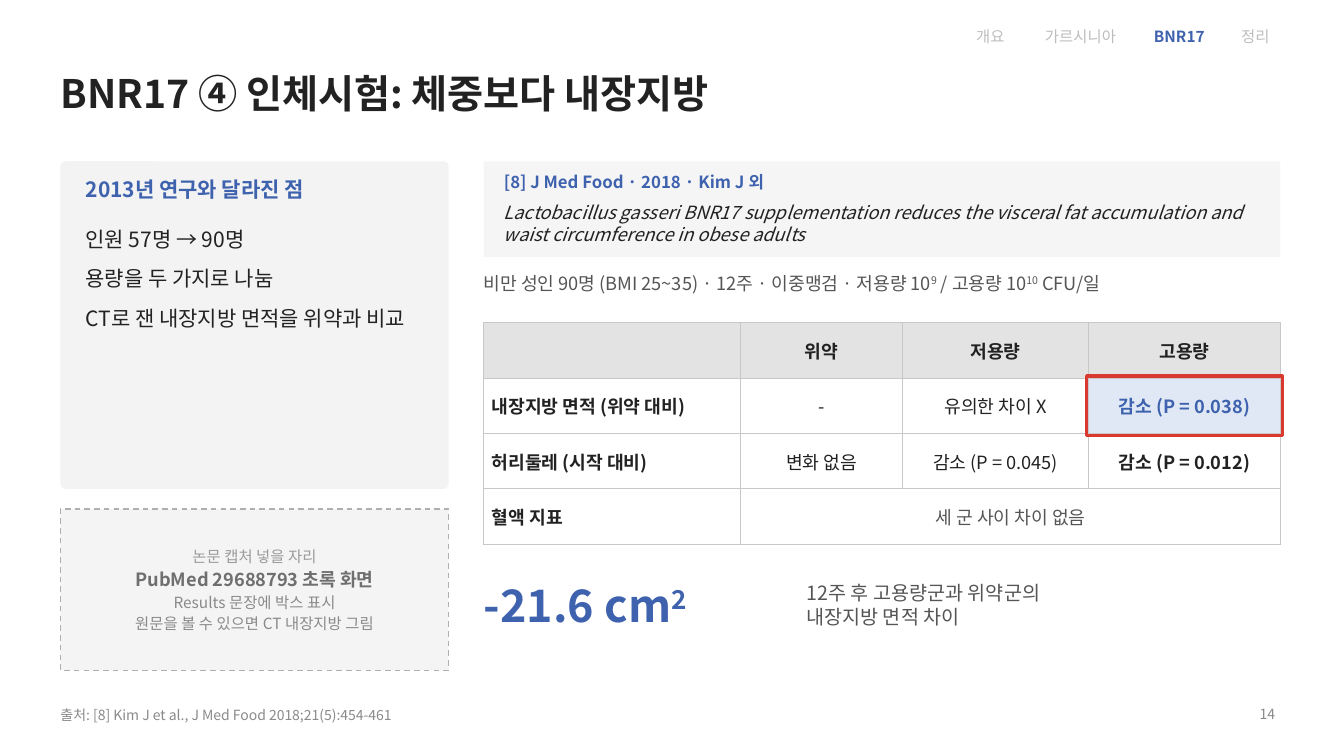
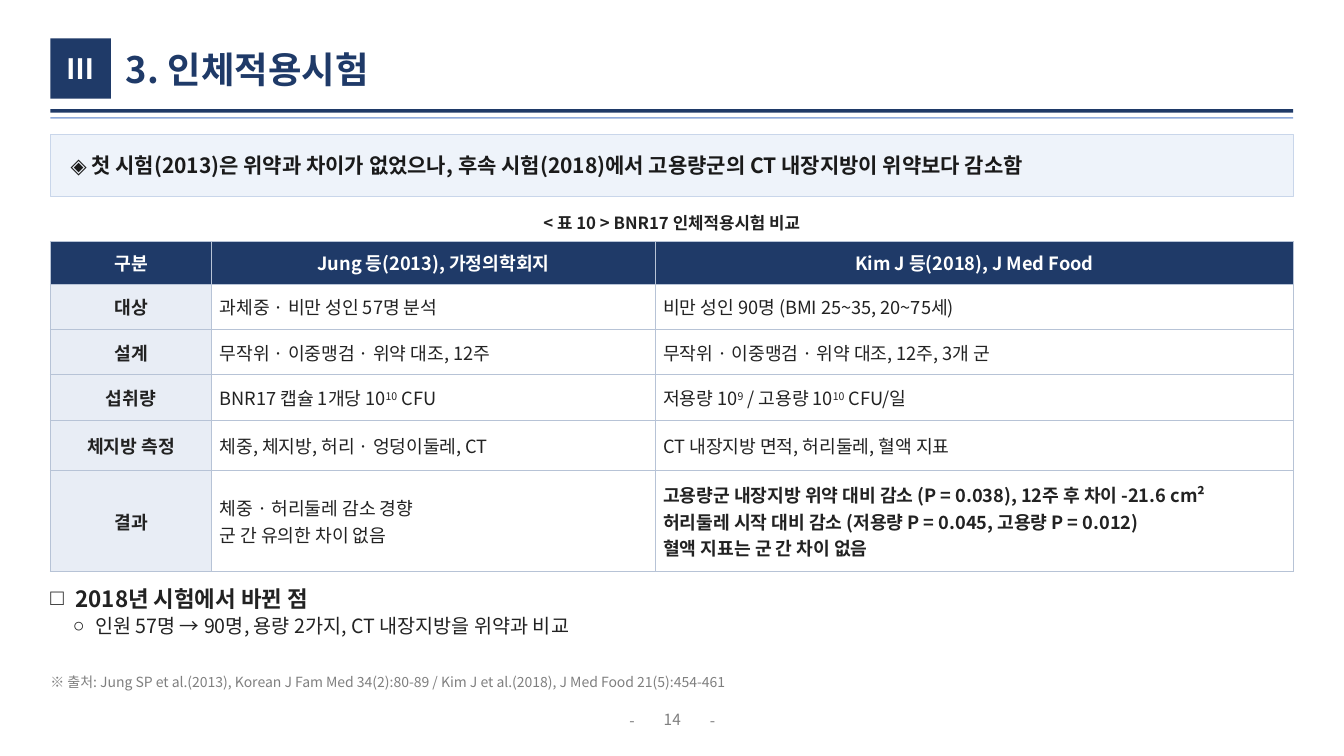
Before and after one commit to logvinca99-cell/logvinca, a slide deck: slide 14 of 발표자료/체중조절_발표_기능성식품학.pptx. Drawn at 1344x756 pixels with LibreOffice and Linux fonts; fonts in the diff are those of the drawing. Boxes give left, top, right and bottom in pixels: in the first picture for what was removed or moved away, otherwise in the second. Text is boxed around its words. In the diff, an @@ line names an element or a change of style, - is before the commit and + after.

```diff
--- a/발표자료/체중조절_발표_기능성식품학.pptx
+++ b/발표자료/체중조절_발표_기능성식품학.pptx
@@ text removed at box(1045, 29, 1116, 43) @@
-가르시니아
@@ text removed at box(1241, 29, 1269, 43) @@
-정리
@@ rectangle added at box(50, 38, 111, 99), fill #1F3A68 @@
@@ text added at box(67, 58, 95, 79), 20 pt, text #FFFFFF, bold @@
+Ⅲ
@@ title at box(126, 52, 369, 87): text changed; size 28 to 26 pt; text colour #222222 to #1F3A68 @@
-BNR17 ④ 인체시험: 체중보다 내장지방
+3. 인체적용시험
@@ text removed at box(976, 30, 1004, 43) @@
-개요
@@ text removed at box(1154, 30, 1205, 42) @@
-BNR17
@@ line added from (50, 111) to (1294, 111), #1F3A68 2.5 pt @@
@@ line added from (50, 118) to (1294, 118), #8EAADB 1 pt @@
@@ rectangle added at box(50, 134, 1294, 197), fill #EEF3FA, outline #C9D6EA 0.75 pt @@
@@ rounded rectangle removed at box(60, 161, 449, 489) @@
@@ text removed at box(86, 179, 304, 199) @@
-2013년 연구와 달라진 점
@@ text added at box(91, 155, 1023, 177), 15 pt, text #1A1A1A, bold @@
+◈ 첫 시험(2013)은 위약과 차이가 없었으나, 후속 시험(2018)에서 고용량군의 CT 내장지방이 위약보다 감소함
@@ rectangle removed at box(484, 161, 1280, 257) @@
@@ text removed at box(504, 174, 764, 191) @@
-[8] J Med Food · 2018 · Kim J 외
@@ text "< 표 10 > BNR17 ..." at box(557, 214, 800, 231): vertical alignment top to middle @@
@@ text removed at box(504, 204, 1243, 242) @@
-Lactobacillus gasseri BNR17 supplementation reduces the visceral fat accumulation and waist circumference in obese adults
@@ text at box(557, 214, 800, 231): text changed; size 15 to 12 pt; bold on @@
-인원 57명 → 90명
-용량을 두 가지로 나눔
-CT로 잰 내장지방 면적을 위약과 비교
+< 표 10 > BNR17 인체적용시험 비교
@@ table at box(50, 242, 1294, 561) @@
- | 위약 | 저용량 | 고용량
-내장지방 면적 (위약 대비) | - | 유의한 차이 X | 감소 (P = 0.038)
-허리둘레 (시작 대비) | 변화 없음 | 감소 (P = 0.045) | 감소 (P = 0.012)
-혈액 지표 | 세 군 사이 차이 없음 |  | 
+구분 | Jung 등(2013), 가정의학회지 | Kim J 등(2018), J Med Food
+대상 | 과체중 · 비만 성인 57명 분석 | 비만 성인 90명 (BMI 25~35, 20~75세)
+설계 | 무작위 · 이중맹검 · 위약 대조, 12주 | 무작위 · 이중맹검 · 위약 대조, 12주, 3개 군
+섭취량 | BNR17 캡슐 1개당 1010 CFU | 저용량 109 / 고용량 1010 CFU/일
+체지방 측정 | 체중, 체지방, 허리 · 엉덩이둘레, CT | CT 내장지방 면적, 허리둘레, 혈액 지표
+결과 | 체중 · 허리둘레 감소 경향 / 군 간 유의한 차이 없음 | 고용량군 내장지방 위약 대비 감소 (P = 0.038), 12주 후 차이 -21.6 cm² / 허리둘레 시작 대비 감소 (저용량 P = 0.045, 고용량 P = 0.012) / 혈액 지표는 군 간 차이 없음
@@ table: place and size @@
-table at box(484, 323, 1280, 530)
+table at box(50, 242, 1294, 561)
@@ text removed at box(484, 275, 1100, 294) @@
-비만 성인 90명 (BMI 25~35) · 12주 · 이중맹검 · 저용량 109 / 고용량 1010 CFU/일
@@ rectangle removed at box(1087, 376, 1282, 436) @@
@@ rectangle removed at box(60, 509, 449, 670) @@
@@ text "2018년 시험에서 바뀐 점" at box(76, 588, 569, 637): vertical alignment middle to top @@
@@ text at box(76, 588, 569, 637): text changed; size 11 to 14 pt; text colour #8A8A8A to #222222 @@
-논문 캡처 넣을 자리
-PubMed 29688793 초록 화면
-Results 문장에 박스 표시
-원문을 볼 수 있으면 CT 내장지방 그림
+□ 2018년 시험에서 바뀐 점
+  ○ 인원 57명 → 90명, 용량 2가지, CT 내장지방을 위약과 비교
@@ text removed at box(484, 589, 594, 623) @@
--21.6 cm2
@@ text removed at box(806, 583, 1040, 626) @@
-12주 후 고용량군과 위약군의
-내장지방 면적 차이
@@ text at box(67, 675, 725, 691): text changed; text colour #8A8A8A to #7F7F7F @@
-출처: [8] Kim J et al., J Med Food 2018;21(5):454-461
+※ 출처: Jung SP et al.(2013), Korean J Fam Med 34(2):80-89 / Kim J et al.(2018), J Med Food 21(5):454-461
@@ text added at box(617, 706, 647, 736), 11 pt, text #7F7F7F @@
+-
@@ page number: place and size @@
-page number at box(1260, 709, 1276, 719)
+page number at box(664, 714, 681, 725)
@@ page number at box(664, 714, 681, 725): size 10 to 11 pt, text colour #8A8A8A to #7F7F7F; alignment right to centre @@
@@ text added at box(698, 706, 728, 736), 11 pt, text #7F7F7F @@
+-
```
Also in this commit, not shown: 17 other slides changed, 3 slides added, 3 slides removed, 1 other file.
